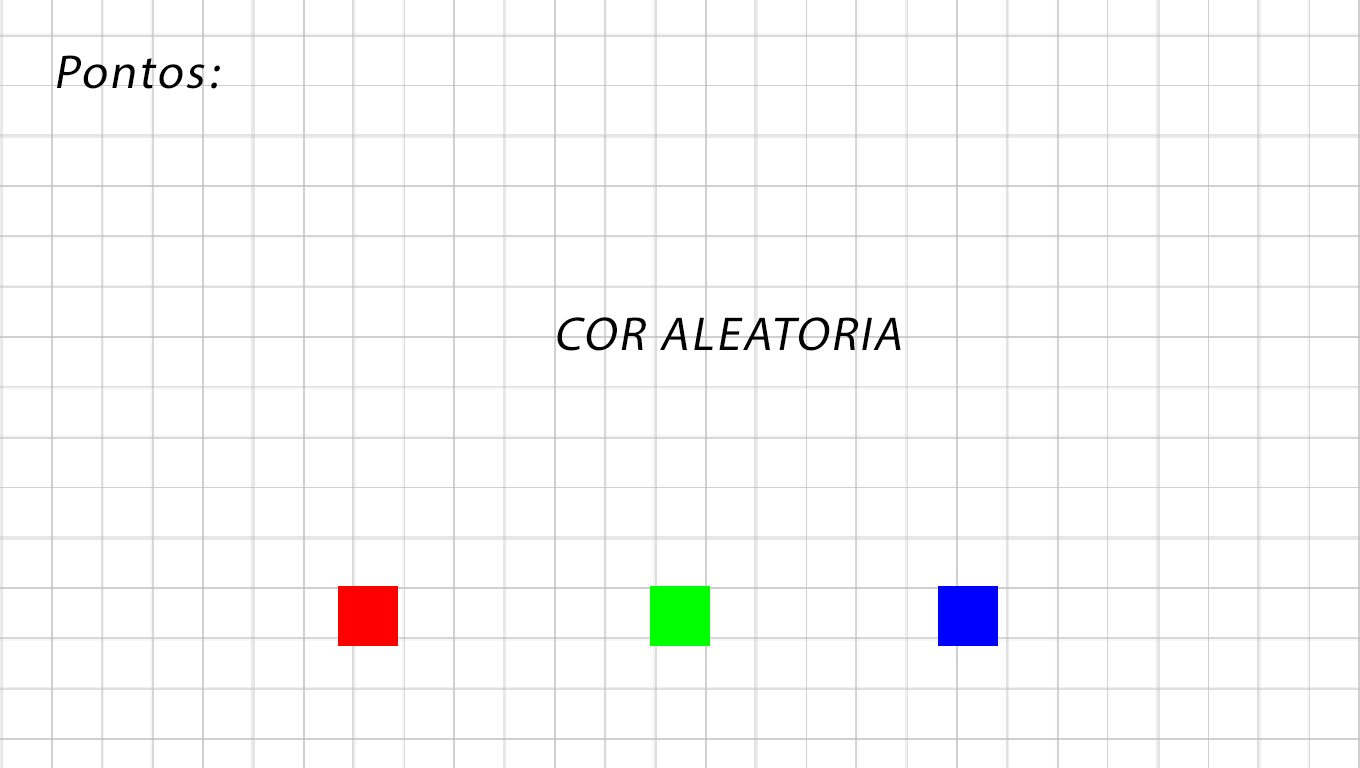
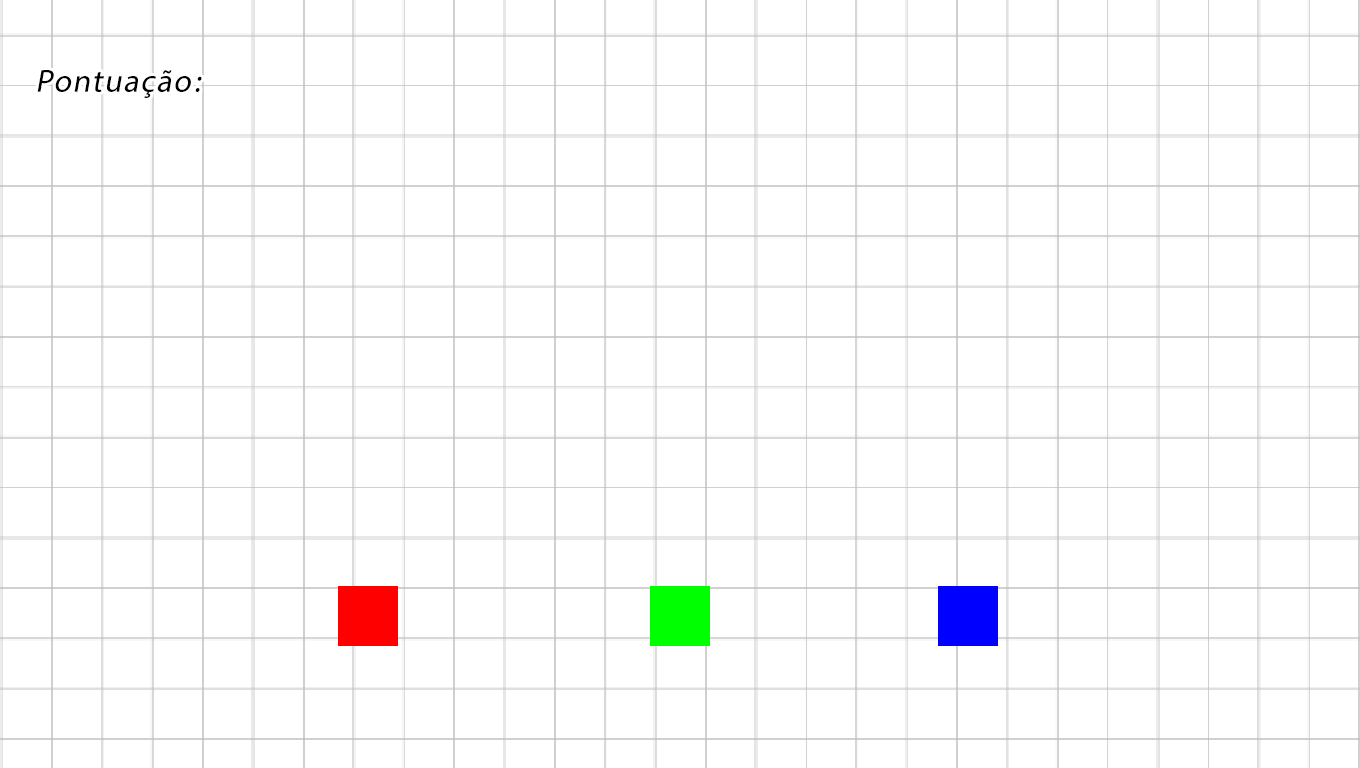
The second 1360 x 768 image is a revision of the first. Changes to its layers:
hid "COR ALEATORIA" over [557, 317, 901, 351]
renamed ":Pontos" to ":Pontuação", painted on it over [37, 55, 220, 98]
